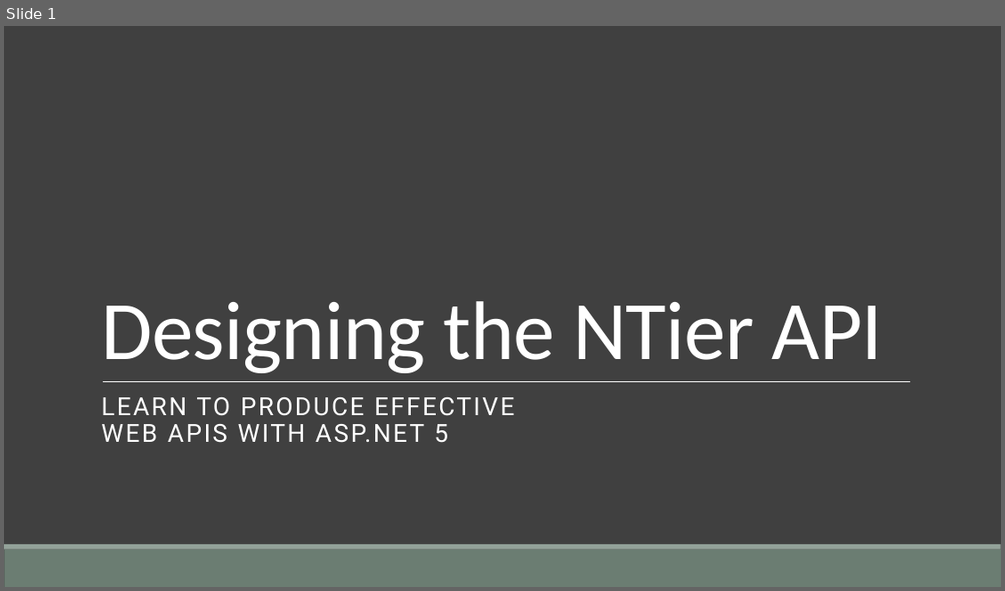
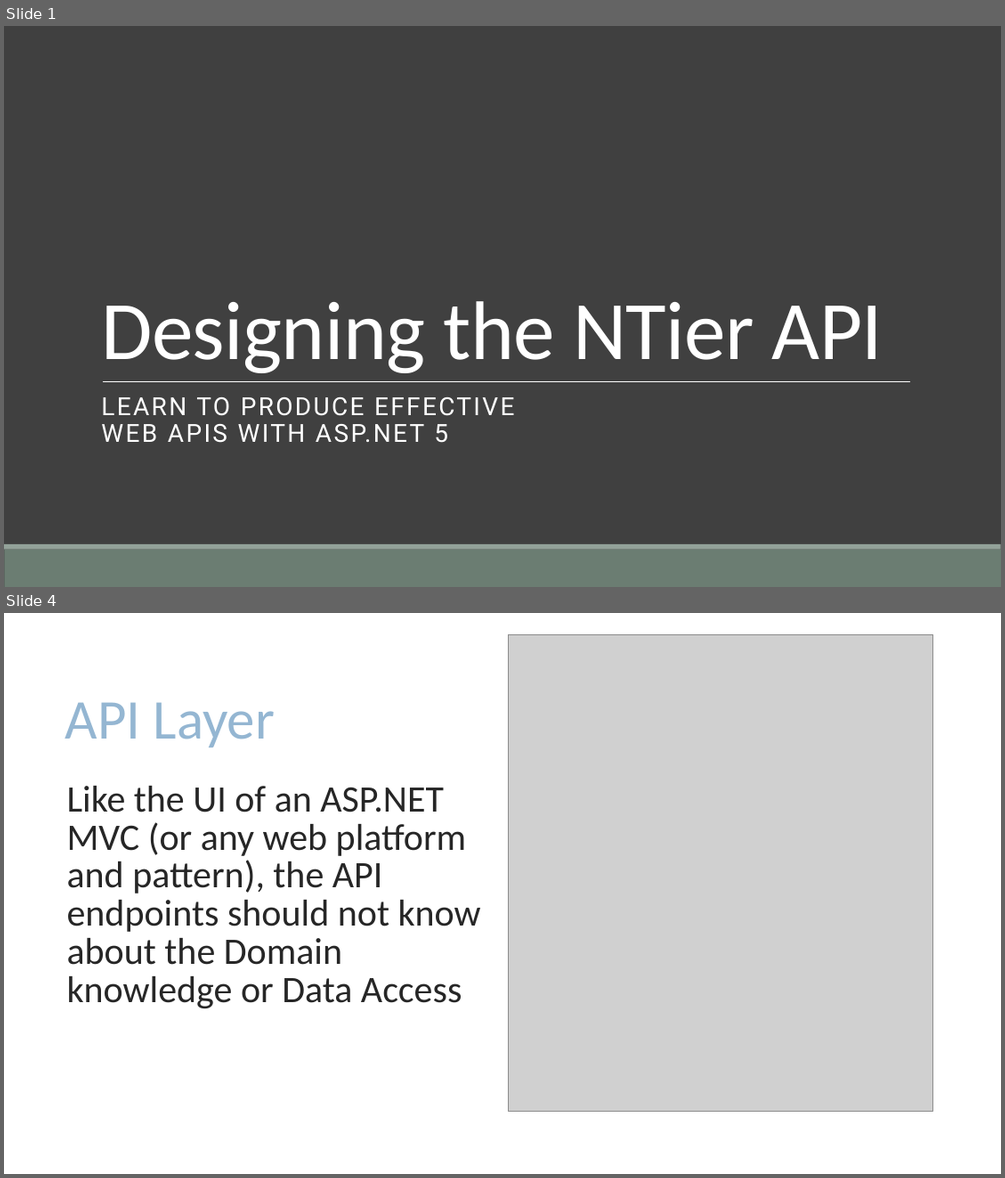
Before and after one commit to cwoodruff/aspnet-5-web-api-workshop, a slide deck: module-1/01-04 Designing the NTier Web API/01-04 Designing the NTier Web API.pptx. Shown one above the other, each under a label of ours: slide 1 before the commit, slides 1 and 4 after it; the slides between them are not shown. The pictures are 1005x591 and 1005x1178 pixels, drawn with LibreOffice and Linux fonts; fonts in the diff are those of the drawing; grey boxes stand for pictures; background and template pictures are left out. Boxes give left, top, right and bottom in pixels: in the first picture for what was removed or moved away, otherwise in the second. Text is boxed around its words. In the diff, an @@ line names an element or a change of style, - is before the commit and + after.

```diff
--- a/module-1/01-04 Designing the NTier Web API/01-04 Designing the NTier Web API.pptx
+++ b/module-1/01-04 Designing the NTier Web API/01-04 Designing the NTier Web API.pptx
@@ slide 4 added at box(4, 613, 1001, 1174), background #FFFFFF @@
@@ picture added at box(508, 634, 933, 1111) @@
@@ title added at box(65, 702, 275, 747), 54 pt, text #94B6D2 @@
+API Layer
@@ text added at box(67, 786, 481, 1009), 36 pt, text #262626 @@
+Like the UI of an ASP.NET MVC (or any web platform and pattern), the API endpoints should not know about the Domain knowledge or Data Access
```
Also in this commit, not shown: 13 other slides added, 1 slide removed, 10 other files.
